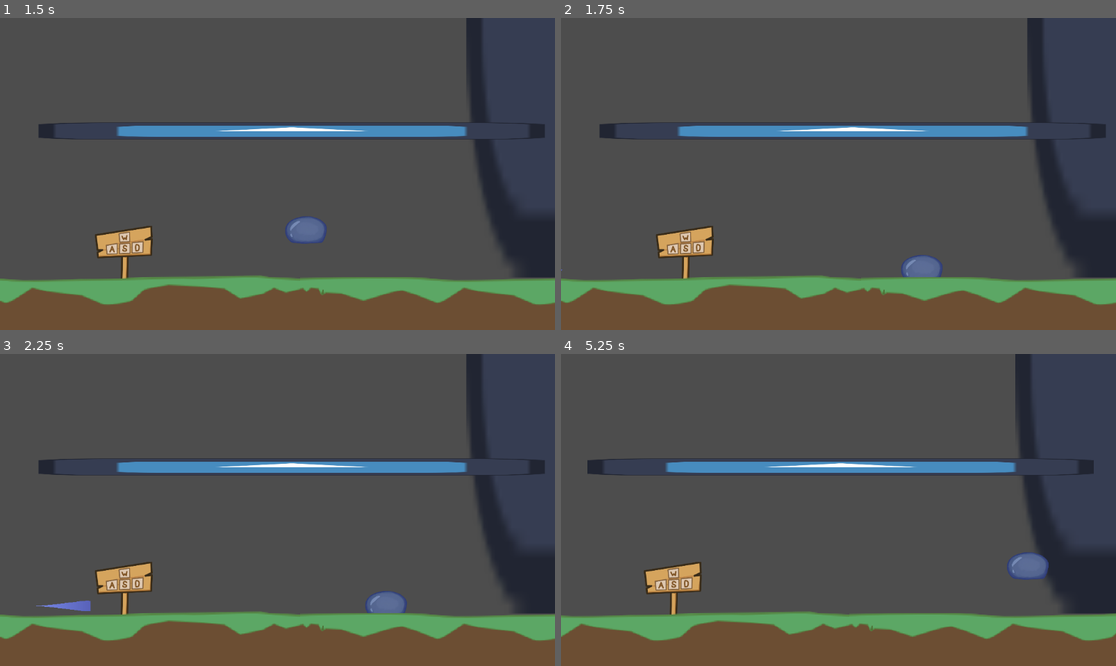
Above: before the commit, frames 1-4 (two rows, left to right).
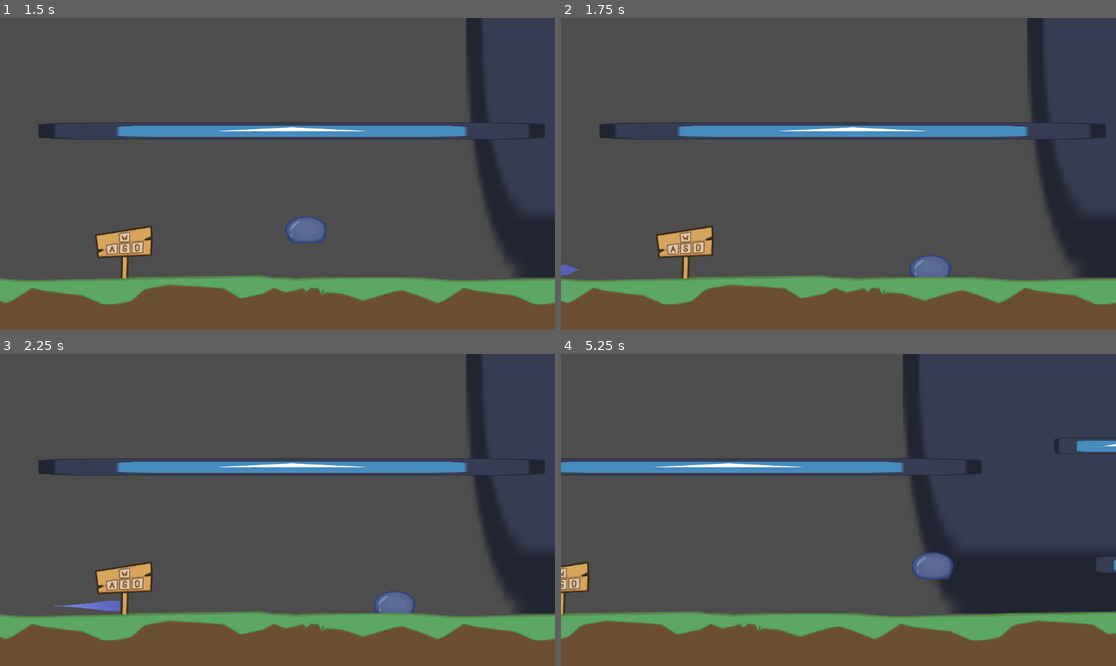
Above: after the commit, the same moments.

Repository: meatball133/GameJam2D
Game: Godot game, scene res://scenes/main.tscn
Two runs of this game, one before a commit and one after it. Both use one fixed random seed, a clock stepped at 60 frames per second and the inputs below. The engine's default icon, where the game draws it, is replaced by a stand-in: a white triangle on a blue panel in a dark square. Sound files missing from this copy of the repository are replaced by a short silence.
Inputs:
- Up to frame 1 (1.5 s): tap Enter (ui_accept) at 0.5 s; hold D (right) from 0.53 s (still down); tap W (jump) at 0.77 s
- Up to frame 2 (1.75 s): keep holding D (right); tap W (jump) at 1.52 s
- Up to frame 3 (2.25 s): release D (right) at 2.03 s; hold A (left) from 2.03 s (still down)
- Up to frame 4 (5.25 s): release A (left) at 2.78 s; hold D (right) 2.78-4.28 s; tap W (jump) at 3.02, 3.77, 4.52 s; hold A (left) 4.28-5.03 s; hold D (right) from 5.03 s (still down)

Frame 1 is identical in both runs. In frame 2, 0.4% of the frame differs, in the area x 0-71%, y 75-84%; in frame 3, 0.6%; in frame 4, 16%, in the area x 0-100%, y 0-92%.
Error before the commit: Attempt to call function 'play' in base 'null instance' on a null instance. (res://scripts/player.gd:33)

Commit message:
missclick

Diff:
--- a/scripts/player.gd
+++ b/scripts/player.gd
@@ -29,9 +29,6 @@
 	if Input.is_action_just_pressed("jump") and time_since_floor <= coyote_time:
 		velocity.y = - jump_veloicty
 
-	if abs(%Music.distance_to_beat()) < 0.01 and is_on_floor():
-		%Glass.play(0.0)
-
 	# Get the input direction and handle the movement/deceleration.
 	# As good practice, you should replace UI actions with custom gameplay actions.
 	var direction := Input.get_axis("left", "right")
Not shown: 1 places in scenes/main.tscn that only renumber resources
